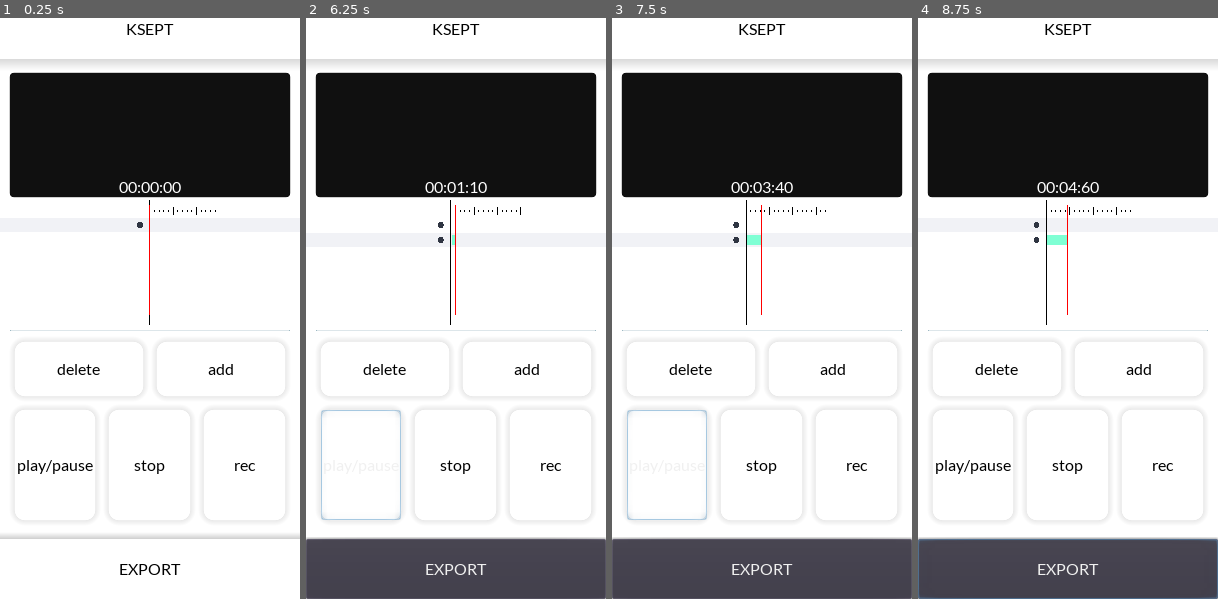
Above: before the commit, frames 1-4 (left to right).
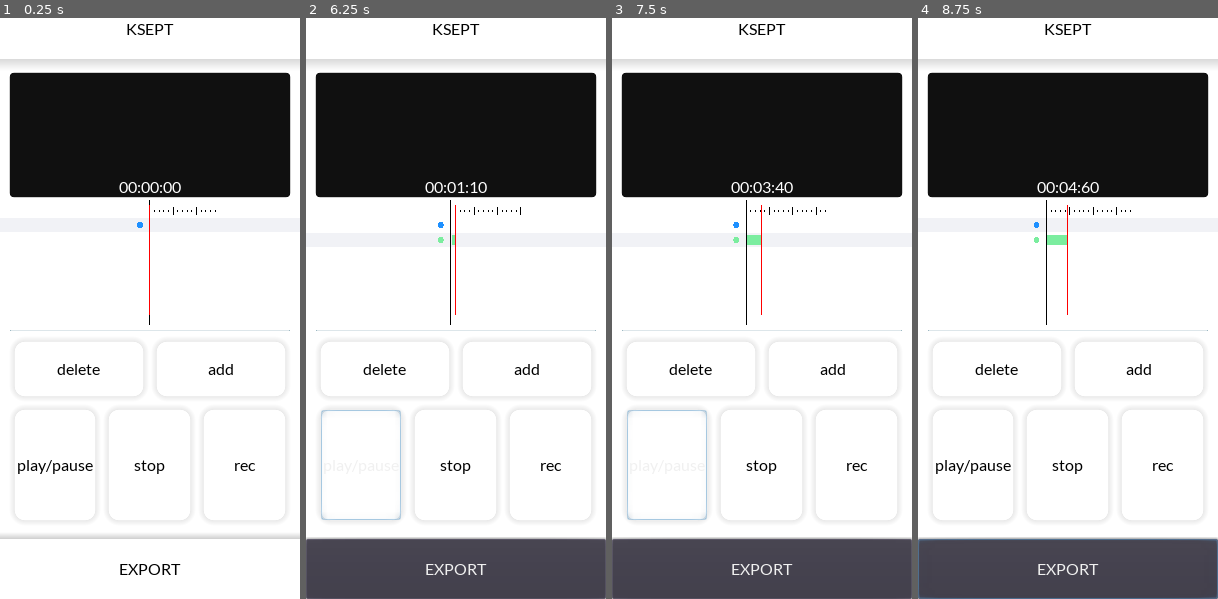
Above: after the commit, the same moments.

Repository: kahagino/ksept_recorder
Game: Godot game, scene res://scenes/main.tscn
Same seed, same stepped clock (60 frames per second), same inputs: the game is played once before the commit and once after it.
Inputs:
- Up to frame 1 (0.25 s): no input
- Up to frame 2 (6.25 s): click "add" at 0.5 s; click "stop" at 1.25 s; click "rec" at 2 s; tap Enter (ui_accept) at 2.75, 3.02, 3.77, 6.02 s; hold Right (ui_right) 2.78-3.53 s; hold Down (ui_down) 3.53-4.28 s; hold Right (ui_right) 4.28-5 s; click "EXPORT" at 5 s; hold Up (ui_up) from 5.78 s (still down)
- Up to frame 3 (7.5 s): release Up (ui_up) at 6.53 s; hold Left (ui_left) from 6.53 s (still down)
- Up to frame 4 (8.75 s): release Left (ui_left) at 8.03 s; hold Down (ui_down) from 8.03 s (still down)

The runs differ from the first frame. In frame 1, less than 0.1% of the frame differs, in the area x 45-48%, y 35-37%; in frame 2, less than 0.1%; in frame 3, 0.1%; in frame 4, 0.1%, in the area x 38-50%, y 35-40%.

Commit message:
✨ added track color

Diff:
--- a/src/track.gd
+++ b/src/track.gd
@@ -7,7 +7,19 @@
 var is_start_set:bool = false
 var is_end_set = false
 
+var track_colors:Array = [
+	"#ff6b81",
+	"#5352ed",
+	"#ff6348",
+	"#1e90ff",
+	"#7bed9f",
+	"#eccc68"
+]
+
+var color:Color
+
 func _ready()->void:
+	color = track_colors[int(rand_range(0, track_colors.size()))]
 	$AudioStreamPlayer.connect("finished", self, "_on_AudioStream_finished")
 
 func play_at(from_position:float)->void:
--- a/ui_components/tracks_ui.gd
+++ b/ui_components/tracks_ui.gd
@@ -16,12 +16,13 @@
 
 	var tracks = Global.get_tracks()
 	for i in range(tracks.size()):
-		_draw_track_circle(i) # to indicate that a track is available
+		var track_color = tracks[i].color
+		_draw_track_circle(i, track_color) # to indicate that a track is available
 		if tracks[i].is_defined():
-			_draw_track(tracks[i].start_t_stamp, tracks[i].end_t_stamp, i)
+			_draw_track(tracks[i].start_t_stamp, tracks[i].end_t_stamp, i, track_color)
 		elif tracks[i].is_start_set:
 			# dynamic size when recording:
-			_draw_track(tracks[i].start_t_stamp, Global.get_cursor_pos(), i)
+			_draw_track(tracks[i].start_t_stamp, Global.get_cursor_pos(), i, track_color)
 
 	_draw_time_scale()
 
@@ -41,7 +42,7 @@
 func get_time_to_pos_scale()->float:
 	return rect_size.x / 60.0
 
-func _draw_track(start_t_stamp:float, end_t_stamp:float, i:int)->FuncRef:
+func _draw_track(start_t_stamp:float, end_t_stamp:float, i:int, track_color:Color)->FuncRef:
 	var time_to_pos_scale = get_time_to_pos_scale()
 	var track_start_pos = time_to_pos_scale * start_t_stamp
 	var track_end_pos = time_to_pos_scale * end_t_stamp
@@ -52,14 +53,14 @@
 		Rect2(
 			rect_pos + time_to_pos_scale * view_offset,
 			Vector2(track_end_pos - track_start_pos, tracks_thickness)),
-		Color.aquamarine,
+		track_color,
 		true)
 
-func _draw_track_circle(i:int, cust_offset:Vector2 = Vector2.ZERO)->FuncRef:
+func _draw_track_circle(i:int, track_color, cust_offset:Vector2 = Vector2.ZERO)->FuncRef:
 	var rect_pos = get_time_to_pos_scale() * view_offset + view_pos + Vector2(
 		-10,
 		i * tracks_thickness +  (i+1) * v_separation + tracks_thickness/2)
-	return draw_circle(rect_pos, 3.0, Color("#2f3542"))
+	return draw_circle(rect_pos, 3.0, track_color)
 
 func _draw_cursor()->FuncRef:
 	var time_to_pos_scale = get_time_to_pos_scale()
